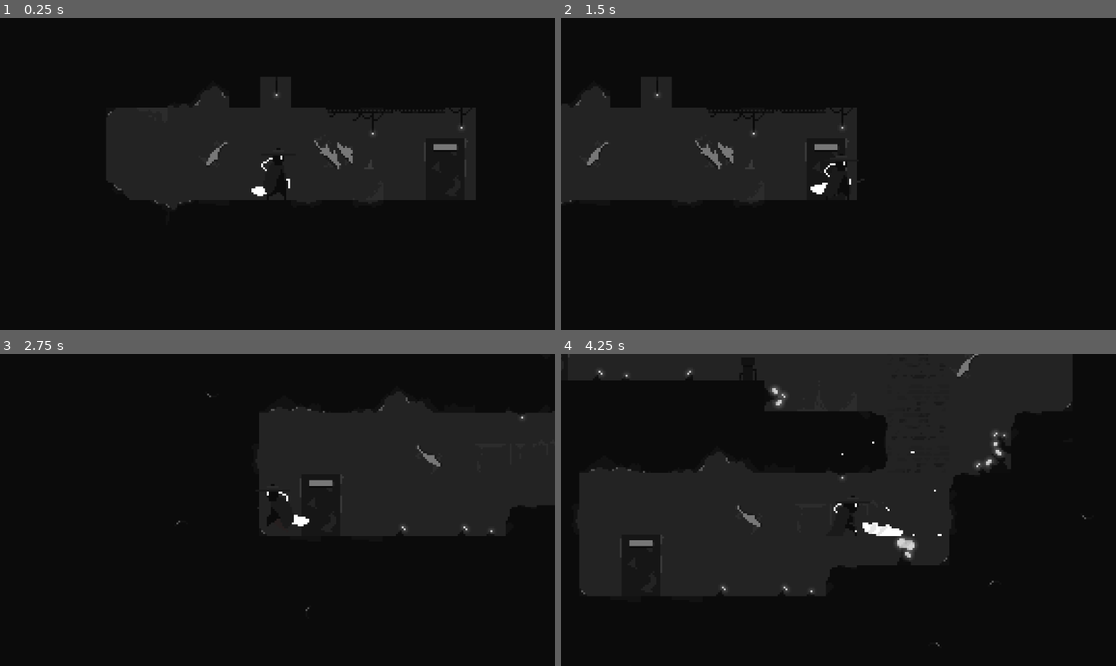
Above: before the commit, frames 1-4 (two rows, left to right).
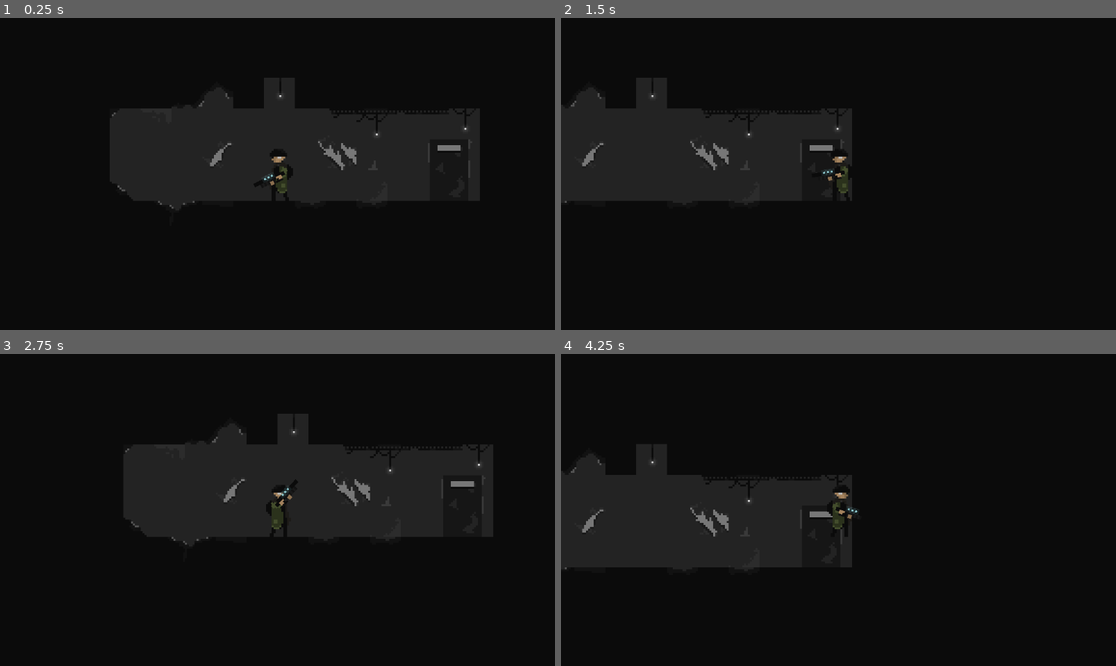
Above: after the commit, the same moments.

Repository: cperkins577/Dark
Game: Godot game, scene res://scenes/level_1.tscn
Two runs of this game, one before a commit and one after it. Both use one fixed random seed, a clock stepped at 60 frames per second and the inputs below.
Inputs (mouse positions are in pixels of both pictures, inside the frame that each line leads up to):
- Up to frame 1 (0.25 s): no input
- Up to frame 2 (1.5 s): move the mouse to (960, 158) at 0.52 s; hold D (move_right) from 0.53 s (still down); tap Space (jump) at 0.6, 0.77, 1.07 s; move the mouse to (727, 189) at 1.27 s; click (727, 189) at 1.35 s
- Up to frame 3 (2.75 s): tap Space (jump) at 1.52, 1.55, 1.82, 2.3 s; move the mouse to (333, 441) at 2.02 s; release D (move_right) at 2.03 s; hold A (move_left) from 2.03 s (still down); tap W (enter_door) at 2.1 s
- Up to frame 4 (4.25 s): move the mouse to (810, 572) at 2.77 s; release A (move_left) at 2.78 s; hold D (move_right) from 2.78 s (still down); tap Space (jump) at 2.85, 3.02, 3.32, 3.77, 3.8, 4.07 s; move the mouse to (1005, 556) at 3.52 s; click (1005, 556) at 3.6 s

The runs differ from the first frame. In frame 1, 0.8% of the frame differs, in the area x 19-85%, y 23-62%; in frame 2, 0.8%; in frame 3, 1.3%; in frame 4, 2.6%, in the area x 0-95%, y 0-94%.

Commit message:
Added gunslinger with gun

Diff:
--- /dev/null
+++ b/gun_1.gd
@@ -0,0 +1,4 @@
+extends Sprite2D
+
+func _process(delta):
+	look_at(get_global_mouse_position())
--- /dev/null
+++ b/gun_1.tscn
@@ -0,0 +1,15 @@
+[gd_scene load_steps=3 format=3 uid="uid://cn7u4jh2mvxvs"]
+
+[ext_resource type="Texture2D" uid="uid://dn8t5p73w38t" path="res://art/DARK Edition/Sprites/Gunslinger Hero/Gun/Guns Sprite Sheet 32x32.png" id="1_uoofr"]
+[ext_resource type="Script" path="res://gun_1.gd" id="2_ibxel"]
+
+[node name="Gun1" type="Sprite2D"]
+position = Vector2(226, 108)
+texture = ExtResource("1_uoofr")
+offset = Vector2(12, 0)
+hframes = 4
+vframes = 5
+script = ExtResource("2_ibxel")
+
+[node name="Barrel" type="Marker2D" parent="."]
+position = Vector2(18, 1)
--- /dev/null
+++ b/gunslinger.gd
@@ -0,0 +1,32 @@
+extends CharacterBody2D
+
+@onready var animation_tree : AnimationTree = $AnimationTree
+@onready var state_machine = animation_tree["parameters/playback"]
+const SPEED = 150.0
+const JUMP_VELOCITY = -400.0
+
+# Get the gravity from the project settings to be synced with RigidBody nodes.
+var gravity = ProjectSettings.get_setting("physics/2d/default_gravity")
+
+
+func _physics_process(delta):
+	# Add the gravity.
+	if not is_on_floor():
+		velocity.y += gravity * delta
+
+	#Gun aiming
+	animation_tree["parameters/BlendSpace2D/blend_position"] = get_local_mouse_position()
+
+	# Handle jump.
+	if Input.is_action_just_pressed("jump") and is_on_floor():
+		velocity.y = JUMP_VELOCITY
+
+	# Get the input direction and handle the movement/deceleration.
+	# As good practice, you should replace UI actions with custom gameplay actions.
+	var direction = Input.get_axis("move_left", "move_right")
+	if direction:
+		velocity.x = direction * SPEED
+
+	else:
+		velocity.x = move_toward(velocity.x, 0, SPEED)
+	move_and_slide()
--- /dev/null
+++ b/gunslinger_player.tscn
@@ -0,0 +1,582 @@
+[gd_scene load_steps=16 format=3 uid="uid://cpkpxfe8oct6l"]
+
+[ext_resource type="Script" path="res://gunslinger.gd" id="1_2jgye"]
+[ext_resource type="Texture2D" uid="uid://b1vf4fgosik5a" path="res://art/DARK Edition/Sprites/Gunslinger Hero/Gunslinger/Gunslinger 48x48 Sprite Sheet no weapons for sprite stacking.png" id="1_ud23m"]
+[ext_resource type="PackedScene" uid="uid://cn7u4jh2mvxvs" path="res://gun_1.tscn" id="2_g658k"]
+[ext_resource type="Texture2D" uid="uid://dn8t5p73w38t" path="res://art/DARK Edition/Sprites/Gunslinger Hero/Gun/Guns Sprite Sheet 32x32.png" id="4_25hn0"]
+
+[sub_resource type="RectangleShape2D" id="RectangleShape2D_floir"]
+size = Vector2(14, 28)
+
+[sub_resource type="Animation" id="Animation_kouad"]
+length = 0.001
+tracks/0/type = "value"
+tracks/0/imported = false
+tracks/0/enabled = true
+tracks/0/path = NodePath("Body:texture")
+tracks/0/interp = 1
+tracks/0/loop_wrap = true
+tracks/0/keys = {
+"times": PackedFloat32Array(0),
+"transitions": PackedFloat32Array(1),
+"update": 1,
+"values": [ExtResource("1_ud23m")]
+}
+tracks/1/type = "value"
+tracks/1/imported = false
+tracks/1/enabled = true
+tracks/1/path = NodePath("Body:hframes")
+tracks/1/interp = 1
+tracks/1/loop_wrap = true
+tracks/1/keys = {
+"times": PackedFloat32Array(0),
+"transitions": PackedFloat32Array(1),
+"update": 1,
+"values": [9]
+}
+tracks/2/type = "value"
+tracks/2/imported = false
+tracks/2/enabled = true
+tracks/2/path = NodePath("Body:frame")
+tracks/2/interp = 1
+tracks/2/loop_wrap = true
+tracks/2/keys = {
+"times": PackedFloat32Array(0),
+"transitions": PackedFloat32Array(1),
+"update": 1,
+"values": [0]
+}
+tracks/3/type = "value"
+tracks/3/imported = false
+tracks/3/enabled = true
+tracks/3/path = NodePath("Gun1:texture")
+tracks/3/interp = 1
+tracks/3/loop_wrap = true
+tracks/3/keys = {
+"times": PackedFloat32Array(0),
+"transitions": PackedFloat32Array(1),
+"update": 1,
+"values": [ExtResource("4_25hn0")]
+}
+tracks/4/type = "value"
+tracks/4/imported = false
+tracks/4/enabled = true
+tracks/4/path = NodePath("Gun1:hframes")
+tracks/4/interp = 1
+tracks/4/loop_wrap = true
+tracks/4/keys = {
+"times": PackedFloat32Array(0),
+"transitions": PackedFloat32Array(1),
+"update": 1,
+"values": [4]
+}
+tracks/5/type = "value"
+tracks/5/imported = false
+tracks/5/enabled = true
+tracks/5/path = NodePath("Gun1:vframes")
+tracks/5/interp = 1
+tracks/5/loop_wrap = true
+tracks/5/keys = {
+"times": PackedFloat32Array(0),
+"transitions": PackedFloat32Array(1),
+"update": 1,
+"values": [5]
+}
+tracks/6/type = "value"
+tracks/6/imported = false
+tracks/6/enabled = true
+tracks/6/path = NodePath("Gun1:frame")
+tracks/6/interp = 1
+tracks/6/loop_wrap = true
+tracks/6/keys = {
+"times": PackedFloat32Array(0),
+"transitions": PackedFloat32Array(1),
+"update": 1,
+"values": [0]
+}
+tracks/7/type = "value"
+tracks/7/imported = false
+tracks/7/enabled = true
+tracks/7/path = NodePath("Body:vframes")
+tracks/7/interp = 1
+tracks/7/loop_wrap = true
+tracks/7/keys = {
+"times": PackedFloat32Array(0),
+"transitions": PackedFloat32Array(1),
+"update": 1,
+"values": [13]
+}
+tracks/8/type = "value"
+tracks/8/imported = false
+tracks/8/enabled = true
+tracks/8/path = NodePath("Gun1:position")
+tracks/8/interp = 1
+tracks/8/loop_wrap = true
+tracks/8/keys = {
+"times": PackedFloat32Array(0),
+"transitions": PackedFloat32Array(1),
+"update": 0,
+"values": [Vector2(-2, -2)]
+}
+tracks/9/type = "value"
+tracks/9/imported = false
+tracks/9/enabled = true
+tracks/9/path = NodePath("Body:scale")
+tracks/9/interp = 1
+tracks/9/loop_wrap = true
+tracks/9/keys = {
+"times": PackedFloat32Array(0),
+"transitions": PackedFloat32Array(1),
+"update": 0,
+"values": [Vector2(1, 1)]
+}
+tracks/10/type = "value"
+tracks/10/imported = false
+tracks/10/enabled = true
+tracks/10/path = NodePath("Gun1:scale")
+tracks/10/interp = 1
+tracks/10/loop_wrap = true
+tracks/10/keys = {
+"times": PackedFloat32Array(0),
+"transitions": PackedFloat32Array(1),
+"update": 0,
+"values": [Vector2(1, -1)]
+}
+
+[sub_resource type="Animation" id="Animation_khwn2"]
+resource_name = "walk"
+loop_mode = 1
+step = 0.125
+tracks/0/type = "value"
+tracks/0/imported = false
+tracks/0/enabled = true
+tracks/0/path = NodePath("Body:texture")
+tracks/0/interp = 1
+tracks/0/loop_wrap = true
+tracks/0/keys = {
+"times": PackedFloat32Array(0),
+"transitions": PackedFloat32Array(1),
+"update": 1,
+"values": [ExtResource("1_ud23m")]
+}
+tracks/1/type = "value"
+tracks/1/imported = false
+tracks/1/enabled = true
+tracks/1/path = NodePath("Body:hframes")
+tracks/1/interp = 1
+tracks/1/loop_wrap = true
+tracks/1/keys = {
+"times": PackedFloat32Array(0),
+"transitions": PackedFloat32Array(1),
+"update": 1,
+"values": [9]
+}
+tracks/2/type = "value"
+tracks/2/imported = false
+tracks/2/enabled = true
+tracks/2/path = NodePath("Body:vframes")
+tracks/2/interp = 1
+tracks/2/loop_wrap = true
+tracks/2/keys = {
+"times": PackedFloat32Array(0),
+"transitions": PackedFloat32Array(1),
+"update": 1,
+"values": [13]
+}
+tracks/3/type = "value"
+tracks/3/imported = false
+tracks/3/enabled = true
+tracks/3/path = NodePath("Body:frame")
+tracks/3/interp = 1
+tracks/3/loop_wrap = true
+tracks/3/keys = {
+"times": PackedFloat32Array(0, 0.125, 0.25, 0.375, 0.5, 0.625, 0.75, 0.875),
+"transitions": PackedFloat32Array(1, 1, 1, 1, 1, 1, 1, 1),
+"update": 1,
+"values": [9, 10, 11, 12, 13, 14, 15, 16]
+}
+tracks/4/type = "value"
+tracks/4/imported = false
+tracks/4/enabled = true
+tracks/4/path = NodePath("Gun1:texture")
+tracks/4/interp = 1
+tracks/4/loop_wrap = true
+tracks/4/keys = {
+"times": PackedFloat32Array(0),
+"transitions": PackedFloat32Array(1),
+"update": 1,
+"values": [ExtResource("4_25hn0")]
+}
+tracks/5/type = "value"
+tracks/5/imported = false
+tracks/5/enabled = true
+tracks/5/path = NodePath("Gun1:hframes")
+tracks/5/interp = 1
+tracks/5/loop_wrap = true
+tracks/5/keys = {
+"times": PackedFloat32Array(0),
+"transitions": PackedFloat32Array(1),
+"update": 1,
+"values": [4]
+}
+tracks/6/type = "value"
+tracks/6/imported = false
+tracks/6/enabled = true
+tracks/6/path = NodePath("Gun1:vframes")
+tracks/6/interp = 1
+tracks/6/loop_wrap = true
+tracks/6/keys = {
+"times": PackedFloat32Array(0),
+"transitions": PackedFloat32Array(1),
+"update": 1,
+"values": [5]
+}
+tracks/7/type = "value"
+tracks/7/imported = false
+tracks/7/enabled = true
+tracks/7/path = NodePath("Gun1:frame")
+tracks/7/interp = 1
+tracks/7/loop_wrap = true
+tracks/7/keys = {
+"times": PackedFloat32Array(0),
+"transitions": PackedFloat32Array(1),
+"update": 1,
+"values": [0]
+}
+
+[sub_resource type="Animation" id="Animation_e37vq"]
+resource_name = "idle_right"
+loop_mode = 1
+step = 1.0
+tracks/0/type = "value"
+tracks/0/imported = false
+tracks/0/enabled = true
+tracks/0/path = NodePath("Body:texture")
+tracks/0/interp = 1
+tracks/0/loop_wrap = true
+tracks/0/keys = {
+"times": PackedFloat32Array(0),
+"transitions": PackedFloat32Array(1),
+"update": 1,
+"values": [ExtResource("1_ud23m")]
+}
+tracks/1/type = "value"
+tracks/1/imported = false
+tracks/1/enabled = true
+tracks/1/path = NodePath("Body:hframes")
+tracks/1/interp = 1
+tracks/1/loop_wrap = true
+tracks/1/keys = {
+"times": PackedFloat32Array(0),
+"transitions": PackedFloat32Array(1),
+"update": 1,
+"values": [9]
+}
+tracks/2/type = "value"
+tracks/2/imported = false
+tracks/2/enabled = true
+tracks/2/path = NodePath("Body:vframes")
+tracks/2/interp = 1
+tracks/2/loop_wrap = true
+tracks/2/keys = {
+"times": PackedFloat32Array(0),
+"transitions": PackedFloat32Array(1),
+"update": 1,
+"values": [13]
+}
+tracks/3/type = "value"
+tracks/3/imported = false
+tracks/3/enabled = true
+tracks/3/path = NodePath("Body:frame")
+tracks/3/interp = 1
+tracks/3/loop_wrap = true
+tracks/3/keys = {
+"times": PackedFloat32Array(0),
+"transitions": PackedFloat32Array(1),
+"update": 1,
+"values": [0]
+}
+tracks/4/type = "value"
+tracks/4/imported = false
+tracks/4/enabled = true
+tracks/4/path = NodePath("Gun1:texture")
+tracks/4/interp = 1
+tracks/4/loop_wrap = true
+tracks/4/keys = {
+"times": PackedFloat32Array(0),
+"transitions": PackedFloat32Array(1),
+"update": 1,
+"values": [ExtResource("4_25hn0")]
+}
+tracks/5/type = "value"
+tracks/5/imported = false
+tracks/5/enabled = true
+tracks/5/path = NodePath("Gun1:hframes")
+tracks/5/interp = 1
+tracks/5/loop_wrap = true
+tracks/5/keys = {
+"times": PackedFloat32Array(0),
+"transitions": PackedFloat32Array(1),
+"update": 1,
+"values": [4]
+}
+tracks/6/type = "value"
+tracks/6/imported = false
+tracks/6/enabled = true
+tracks/6/path = NodePath("Gun1:vframes")
+tracks/6/interp = 1
+tracks/6/loop_wrap = true
+tracks/6/keys = {
+"times": PackedFloat32Array(0),
+"transitions": PackedFloat32Array(1),
+"update": 1,
+"values": [5]
+}
+tracks/7/type = "value"
+tracks/7/imported = false
+tracks/7/enabled = true
+tracks/7/path = NodePath("Gun1:frame")
+tracks/7/interp = 1
+tracks/7/loop_wrap = true
+tracks/7/keys = {
+"times": PackedFloat32Array(0),
+"transitions": PackedFloat32Array(1),
+"update": 1,
+"values": [0]
+}
+tracks/8/type = "value"
+tracks/8/imported = false
+tracks/8/enabled = true
+tracks/8/path = NodePath("Gun1:position")
+tracks/8/interp = 1
+tracks/8/loop_wrap = true
+tracks/8/keys = {
+"times": PackedFloat32Array(0),
+"transitions": PackedFloat32Array(1),
+"update": 1,
+"values": [Vector2(-2, -2)]
+}
+tracks/9/type = "value"
+tracks/9/imported = false
+tracks/9/enabled = true
+tracks/9/path = NodePath("Body:scale")
+tracks/9/interp = 1
+tracks/9/loop_wrap = true
+tracks/9/keys = {
+"times": PackedFloat32Array(0),
+"transitions": PackedFloat32Array(1),
+"update": 0,
+"values": [Vector2(1, 1)]
+}
+tracks/10/type = "value"
+tracks/10/imported = false
+tracks/10/enabled = true
+tracks/10/path = NodePath("Gun1:scale")
+tracks/10/interp = 1
+tracks/10/loop_wrap = true
+tracks/10/keys = {
+"times": PackedFloat32Array(0),
+"transitions": PackedFloat32Array(1),
+"update": 0,
+"values": [Vector2(1, 1)]
+}
+
+[sub_resource type="Animation" id="Animation_k574g"]
+resource_name = "idle_left"
+loop_mode = 1
+step = 1.0
+tracks/0/type = "value"
+tracks/0/imported = false
+tracks/0/enabled = true
+tracks/0/path = NodePath("Body:texture")
+tracks/0/interp = 1
+tracks/0/loop_wrap = true
+tracks/0/keys = {
+"times": PackedFloat32Array(0),
+"transitions": PackedFloat32Array(1),
+"update": 1,
+"values": [ExtResource("1_ud23m")]
+}
+tracks/1/type = "value"
+tracks/1/imported = false
+tracks/1/enabled = true
+tracks/1/path = NodePath("Body:hframes")
+tracks/1/interp = 1
+tracks/1/loop_wrap = true
+tracks/1/keys = {
+"times": PackedFloat32Array(0),
+"transitions": PackedFloat32Array(1),
+"update": 1,
+"values": [9]
+}
+tracks/2/type = "value"
+tracks/2/imported = false
+tracks/2/enabled = true
+tracks/2/path = NodePath("Body:vframes")
+tracks/2/interp = 1
+tracks/2/loop_wrap = true
+tracks/2/keys = {
+"times": PackedFloat32Array(0),
+"transitions": PackedFloat32Array(1),
+"update": 1,
+"values": [13]
+}
+tracks/3/type = "value"
+tracks/3/imported = false
+tracks/3/enabled = true
+tracks/3/path = NodePath("Body:frame")
+tracks/3/interp = 1
+tracks/3/loop_wrap = true
+tracks/3/keys = {
+"times": PackedFloat32Array(0),
+"transitions": PackedFloat32Array(1),
+"update": 1,
+"values": [0]
+}
+tracks/4/type = "value"
+tracks/4/imported = false
+tracks/4/enabled = true
+tracks/4/path = NodePath("Gun1:texture")
+tracks/4/interp = 1
+tracks/4/loop_wrap = true
+tracks/4/keys = {
+"times": PackedFloat32Array(0),
+"transitions": PackedFloat32Array(1),
+"update": 1,
+"values": [ExtResource("4_25hn0")]
+}
+tracks/5/type = "value"
+tracks/5/imported = false
+tracks/5/enabled = true
+tracks/5/path = NodePath("Gun1:hframes")
+tracks/5/interp = 1
+tracks/5/loop_wrap = true
+tracks/5/keys = {
+"times": PackedFloat32Array(0),
+"transitions": PackedFloat32Array(1),
+"update": 1,
+"values": [4]
+}
+tracks/6/type = "value"
+tracks/6/imported = false
+tracks/6/enabled = true
+tracks/6/path = NodePath("Gun1:vframes")
+tracks/6/interp = 1
+tracks/6/loop_wrap = true
+tracks/6/keys = {
+"times": PackedFloat32Array(0),
+"transitions": PackedFloat32Array(1),
+"update": 1,
+"values": [5]
+}
+tracks/7/type = "value"
+tracks/7/imported = false
+tracks/7/enabled = true
+tracks/7/path = NodePath("Gun1:frame")
+tracks/7/interp = 1
+tracks/7/loop_wrap = true
+tracks/7/keys = {
+"times": PackedFloat32Array(0),
+"transitions": PackedFloat32Array(1),
+"update": 1,
+"values": [0]
+}
+tracks/8/type = "value"
+tracks/8/imported = false
+tracks/8/enabled = true
+tracks/8/path = NodePath("Gun1:position")
+tracks/8/interp = 1
+tracks/8/loop_wrap = true
+tracks/8/keys = {
+"times": PackedFloat32Array(0),
+"transitions": PackedFloat32Array(1),
+"update": 0,
+"values": [Vector2(4, -2)]
+}
+tracks/9/type = "value"
+tracks/9/imported = false
+tracks/9/enabled = true
+tracks/9/path = NodePath("Body:scale")
+tracks/9/interp = 1
+tracks/9/loop_wrap = true
+tracks/9/keys = {
+"times": PackedFloat32Array(0),
+"transitions": PackedFloat32Array(1),
+"update": 0,
+"values": [Vector2(-1, 1)]
+}
+tracks/10/type = "value"
+tracks/10/imported = false
+tracks/10/enabled = true
+tracks/10/path = NodePath("Gun1:scale")
+tracks/10/interp = 1
+tracks/10/loop_wrap = true
+tracks/10/keys = {
+"times": PackedFloat32Array(0),
+"transitions": PackedFloat32Array(1),
+"update": 0,
+"values": [Vector2(1, -1)]
+}
+
+[sub_resource type="AnimationLibrary" id="AnimationLibrary_bpc4v"]
+_data = {
+"RESET": SubResource("Animation_kouad"),
+"idle_left": SubResource("Animation_k574g"),
+"idle_right": SubResource("Animation_e37vq"),
+"walk": SubResource("Animation_khwn2")
+}
+
+[sub_resource type="AnimationNodeAnimation" id="AnimationNodeAnimation_lgbr3"]
+animation = &"idle_left"
+
+[sub_resource type="AnimationNodeAnimation" id="AnimationNodeAnimation_1fi68"]
+animation = &"idle_right"
+
+[sub_resource type="AnimationNodeBlendSpace2D" id="AnimationNodeBlendSpace2D_ueewk"]
+blend_point_0/node = SubResource("AnimationNodeAnimation_lgbr3")
+blend_point_0/pos = Vector2(-1, 0)
+blend_point_1/node = SubResource("AnimationNodeAnimation_1fi68")
+blend_point_1/pos = Vector2(1, 0)
+blend_mode = 1
+
+[sub_resource type="AnimationNodeStateMachineTransition" id="AnimationNodeStateMachineTransition_egwc4"]
+advance_mode = 2
+
+[sub_resource type="AnimationNodeStateMachine" id="AnimationNodeStateMachine_136n5"]
+states/BlendSpace2D/node = SubResource("AnimationNodeBlendSpace2D_ueewk")
+states/BlendSpace2D/position = Vector2(383, 105)
+transitions = ["Start", "BlendSpace2D", SubResource("AnimationNodeStateMachineTransition_egwc4")]
+
+[node name="Gunslinger" type="CharacterBody2D"]
+position = Vector2(154, 93)
+script = ExtResource("1_2jgye")
+
+[node name="CollisionShape2D" type="CollisionShape2D" parent="."]
+shape = SubResource("RectangleShape2D_floir")
+
+[node name="Body" type="Sprite2D" parent="."]
+position = Vector2(1, -10)
+texture = ExtResource("1_ud23m")
+hframes = 9
+vframes = 13
+
+[node name="Gun1" parent="." instance=ExtResource("2_g658k")]
+position = Vector2(-2, -2)
+scale = Vector2(1, -1)
+offset = Vector2(12, -1)
+
+[node name="AnimationPlayer" type="AnimationPlayer" parent="."]
+libraries = {
+"": SubResource("AnimationLibrary_bpc4v")
+}
+
+[node name="AnimationTree" type="AnimationTree" parent="."]
+libraries = {
+"": SubResource("AnimationLibrary_bpc4v")
+}
+tree_root = SubResource("AnimationNodeStateMachine_136n5")
+anim_player = NodePath("../AnimationPlayer")
+parameters/BlendSpace2D/blend_position = Vector2(0.6336, -1.05291)
+
+[node name="Camera2D" type="Camera2D" parent="."]
+zoom = Vector2(4, 4)
--- a/scenes/level_1.tscn
+++ b/scenes/level_1.tscn
@@ -1,7 +1,7 @@
 [gd_scene load_steps=6 format=3 uid="uid://b4pm34uhxckhg"]
 
 [ext_resource type="Texture2D" uid="uid://ddbccmwkedx5o" path="res://art/DARK Edition/Tileset/DARK Edition Tileset with background.png" id="1_46s6i"]
-[ext_resource type="PackedScene" uid="uid://bsi3u0mbrgxug" path="res://scenes/samurai.tscn" id="2_hgl64"]
+[ext_resource type="PackedScene" uid="uid://cpkpxfe8oct6l" path="res://gunslinger_player.tscn" id="3_13djh"]
 [ext_resource type="PackedScene" uid="uid://bvlnxmtxrj2be" path="res://door.tscn" id="3_xc7hh"]
 
 [sub_resource type="TileSetAtlasSource" id="TileSetAtlasSource_nk2qh"]
@@ -857,9 +857,6 @@
 format = 2
 layer_0/tile_data = PackedInt32Array(720866, 196609, 805306370, 720867, 131073, 805306370, 720868, 131073, 9, 720869, 1 …(10390 unchanged characters)…
 
-[node name="Samurai" parent="." instance=ExtResource("2_hgl64")]
-position = Vector2(191, 478)
-
 [node name="Door1-2" parent="." node_paths=PackedStringArray("connected_door") instance=ExtResource("3_xc7hh")]
 connected_door = NodePath("../Door2-1")
 
@@ -874,3 +871,6 @@
 [node name="Door3-2" parent="." node_paths=PackedStringArray("connected_door") instance=ExtResource("3_xc7hh")]
 position = Vector2(646, 147)
 connected_door = NodePath("../Door2-3")
+
+[node name="Gunslinger" parent="." instance=ExtResource("3_13djh")]
+position = Vector2(189, 483)
Binary file added: art/DARK Edition/Sprites/Gunslinger Hero/Gun/Aim Cursors.aseprite
Binary file added: art/DARK Edition/Sprites/Gunslinger Hero/Gun/Aim Cursors.png
Not shown, added: art/DARK Edition/Sprites/Gunslinger Hero/Gun/Aim Cursors.png.import
Binary file added: art/DARK Edition/Sprites/Gunslinger Hero/Gun/Blast 1.png
Not shown, added: art/DARK Edition/Sprites/Gunslinger Hero/Gun/Blast 1.png.import
Binary file added: art/DARK Edition/Sprites/Gunslinger Hero/Gun/Blast 2.png
Not shown, added: art/DARK Edition/Sprites/Gunslinger Hero/Gun/Blast 2.png.import
Binary file added: art/DARK Edition/Sprites/Gunslinger Hero/Gun/Gun.aseprite
Binary file added: art/DARK Edition/Sprites/Gunslinger Hero/Gun/Guns Sprite Sheet 32x32.png
Not shown, added: art/DARK Edition/Sprites/Gunslinger Hero/Gun/Guns Sprite Sheet 32x32.png.import
Binary file added: art/DARK Edition/Sprites/Gunslinger Hero/Gun/Projectiles 16x16 Sprite Sheet.png
Not shown, added: art/DARK Edition/Sprites/Gunslinger Hero/Gun/Projectiles 16x16 Sprite Sheet.png.import
(and 8 more such lines)
